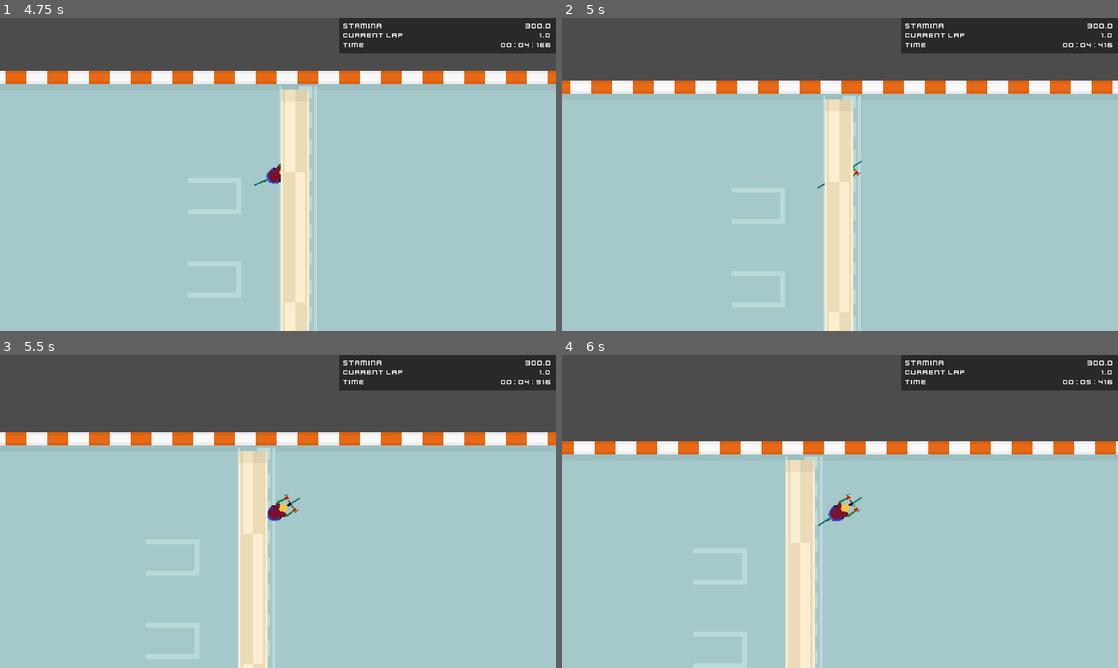
Above: before the commit, frames 1-4 (two rows, left to right).
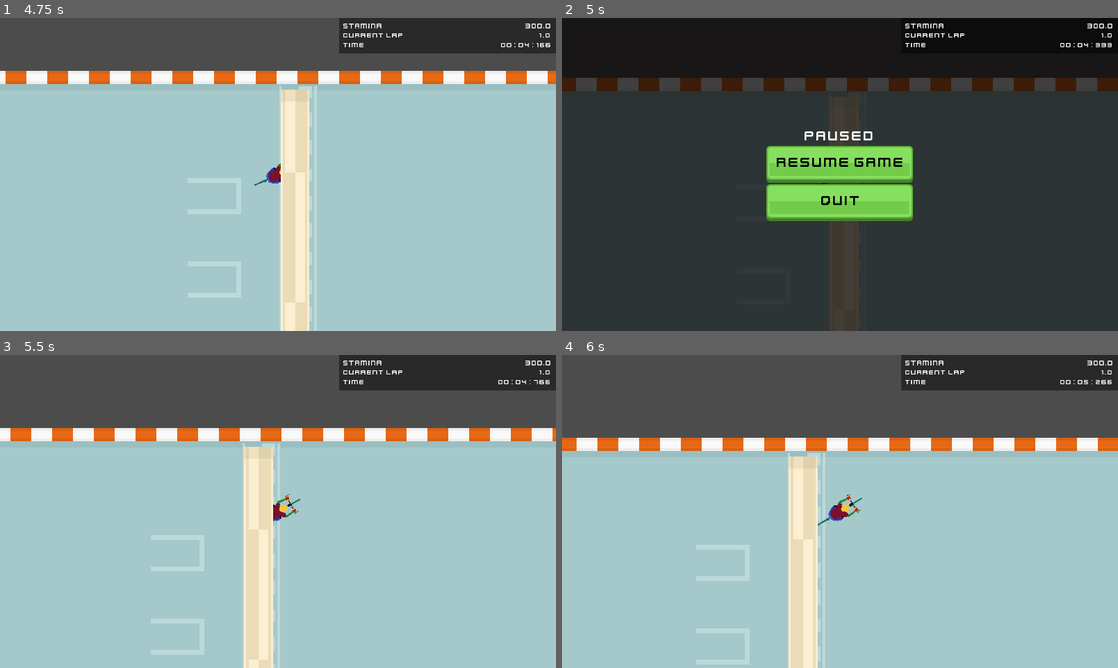
Above: after the commit, the same moments.

Repository: ivangoncharuk/Tour-de-Towson
Game: Godot game, scene res://UI/Menu.tscn
The game is run twice, just before and just after one commit, with the same random seed, the same clock (stepped at 60 frames per second) and the same inputs.
Inputs (mouse positions are in pixels of both pictures, inside the frame that each line leads up to):
- Up to frame 1 (4.75 s): click "Start" at 0.5 s; hold D (steer_right) 1.28-2.03 s; tap Enter at 2 s; hold S (brake) 2.03-2.78 s; hold D (steer_right) 2.78-3.53 s; hold W (accelerate) 3.53-4.28 s; hold A (steer_left) from 4.28 s (still down)
- Up to frame 2 (5 s): keep holding A (steer_left); tap Escape (pause, bound only after the commit) at 4.9 s
- Up to frame 3 (5.5 s): release A (steer_left) at 5 s; click (278, 502) at 5 s, where only the run after the commit has a clickable "Resume Game"
- Up to frame 4 (6 s): hold A (steer_left) from 5.78 s (still down)

Frame 1 is identical in both runs. In frame 2, 99% of the frame differs, in the area x 0-100%, y 0-100%; in frame 3, 6.2%; in frame 4, 4.7%.

Commit message:
created new pause menu and changed speed text to progress bar

Diff:
--- a/ControlPanel/ControlPanel.gd
+++ b/ControlPanel/ControlPanel.gd
@@ -63,10 +63,13 @@
 
 func _process(_delta):
 	if player:
-		$Panel/VBoxContainer/Speedometer/Speed.text = "%3.1f" % player.velocity.length()
+		var progress_bar = $Panel/VBoxContainer/Speedometer/ProgressBar
+		progress_bar.max_value = 400
+		progress_bar.value = player.velocity.length()
+
+#		$Panel/VBoxContainer/Speedometer/Speed.text = "%3.1f" % player.velocity.length()
 
 func _on_InfStamina_toggled(button_pressed: bool) -> void:
-	pass # Replace with function body.func _on_CheckButton_toggled(button_pressed: bool):
 	if player:
 		player.infinite_stamina = button_pressed
 
--- a/ControlPanel/ControlPanel.tscn
+++ b/ControlPanel/ControlPanel.tscn
@@ -30,28 +30,37 @@
 margin_left = 10.0
 margin_top = 10.0
 margin_right = 490.0
-margin_bottom = 92.0
+margin_bottom = 94.0
 
 [node name="Speedometer" type="HBoxContainer" parent="Panel/VBoxContainer"]
 margin_right = 480.0
-margin_bottom = 18.0
+margin_bottom = 20.0
 
 [node name="Label" type="Label" parent="Panel/VBoxContainer/Speedometer"]
-margin_right = 443.0
-margin_bottom = 18.0
+margin_top = 1.0
+margin_right = 76.0
+margin_bottom = 19.0
 size_flags_horizontal = 3
 text = "Speed"
 
-[node name="Speed" type="Label" parent="Panel/VBoxContainer/Speedometer"]
-margin_left = 447.0
+[node name="ProgressBar" type="ProgressBar" parent="Panel/VBoxContainer/Speedometer"]
+margin_left = 80.0
 margin_right = 480.0
-margin_bottom = 18.0
-text = "100"
+margin_bottom = 20.0
+rect_min_size = Vector2( 400, 20 )
+rect_clip_content = true
+min_value = -1.0
+max_value = 2000.0
+step = 1.0
+page = 2.0
+value = 1.0
+exp_edit = true
+percent_visible = false
 
 [node name="HBoxContainer" type="HBoxContainer" parent="Panel/VBoxContainer"]
-margin_top = 22.0
+margin_top = 24.0
 margin_right = 480.0
-margin_bottom = 82.0
+margin_bottom = 84.0
 
 [node name="DebugDraw" type="CheckButton" parent="Panel/VBoxContainer/HBoxContainer"]
 margin_right = 186.324
--- a/Levels/Level.tscn
+++ b/Levels/Level.tscn
@@ -5,7 +5,7 @@
 [ext_resource path="res://ControlPanel/ControlPanel.tscn" type="PackedScene" id=3]
 [ext_resource path="res://Assets/sprites/tilesets/kenny_racetrack_tiles.png" type="Texture" id=4]
 [ext_resource path="res://PlayerHUD/PlayerHUD.tscn" type="PackedScene" id=5]
-[ext_resource path="res://UI/FlatUI/kenneyUI-blue.tres" type="Theme" id=6]
+[ext_resource path="res://UI/PauseMenu.tscn" type="PackedScene" id=6]
 
 [sub_resource type="ConvexPolygonShape2D" id=2]
 points = PoolVector2Array( 0, 0, 19.6364, 0.105103, 20.7938, 128, 0, 128 )
@@ -223,9 +223,10 @@
 
 [node name="HUD" type="CanvasLayer" parent="."]
 
+[node name="PauseMenu" parent="HUD" instance=ExtResource( 6 )]
+
 [node name="ControlPanel" parent="HUD" instance=ExtResource( 3 )]
 visible = false
-theme = ExtResource( 6 )
 player_path = NodePath("../../Player")
 
 [node name="PlayerHUD" parent="HUD" instance=ExtResource( 5 )]
--- a/UI/FlatUI/kenneyUI-green.tres
+++ b/UI/FlatUI/kenneyUI-green.tres
@@ -1,7 +1,7 @@
 [gd_resource type="Theme" load_steps=34 format=2]
 
-[ext_resource path="UIpack_vector.svg" type="Texture" id=1]
-[ext_resource path="kenvector_future.ttf" type="DynamicFontData" id=2]
+[ext_resource path="res://UI/FlatUI/UIpack_vector.svg" type="Texture" id=1]
+[ext_resource path="res://UI/FlatUI/kenvector_future.ttf" type="DynamicFontData" id=2]
 
 [sub_resource type="StyleBoxTexture" id=1]
 texture = ExtResource( 1 )
@@ -38,22 +38,18 @@
 margin_bottom = 14.2161
 
 [sub_resource type="AtlasTexture" id=6]
-flags = 4
 atlas = ExtResource( 1 )
 region = Rect2( 100, 544, 36, 36 )
 
 [sub_resource type="AtlasTexture" id=7]
-flags = 4
 atlas = ExtResource( 1 )
 region = Rect2( 101, 440, 36, 36 )
 
 [sub_resource type="AtlasTexture" id=8]
-flags = 4
 atlas = ExtResource( 1 )
 region = Rect2( 1, 440, 36, 36 )
 
 [sub_resource type="AtlasTexture" id=9]
-flags = 4
 atlas = ExtResource( 1 )
 region = Rect2( 0, 544, 36, 36 )
 
@@ -66,17 +62,14 @@
 [sub_resource type="StyleBoxEmpty" id=13]
 
 [sub_resource type="AtlasTexture" id=14]
-flags = 4
 atlas = ExtResource( 1 )
 region = Rect2( 100, 644, 36, 36 )
 
 [sub_resource type="AtlasTexture" id=15]
-flags = 4
 atlas = ExtResource( 1 )
 region = Rect2( 100, 544, 36, 36 )
 
 [sub_resource type="AtlasTexture" id=16]
-flags = 4
 atlas = ExtResource( 1 )
 region = Rect2( 872, 564, 28, 42 )
 
@@ -95,7 +88,6 @@
 margin_bottom = 9.43112
 
 [sub_resource type="AtlasTexture" id=20]
-flags = 4
 atlas = ExtResource( 1 )
 region = Rect2( 816, 578, 20, 10 )
 
@@ -108,22 +100,18 @@
 margin_bottom = 11.2935
 
 [sub_resource type="AtlasTexture" id=22]
-flags = 4
 atlas = ExtResource( 1 )
 region = Rect2( 100, 544, 36, 36 )
 
 [sub_resource type="AtlasTexture" id=23]
-flags = 4
 atlas = ExtResource( 1 )
 region = Rect2( 101, 440, 36, 36 )
 
 [sub_resource type="AtlasTexture" id=24]
-flags = 4
 atlas = ExtResource( 1 )
 region = Rect2( 1, 440, 36, 36 )
 
 [sub_resource type="AtlasTexture" id=25]
-flags = 4
 atlas = ExtResource( 1 )
 region = Rect2( 0, 544, 36, 36 )
 
@@ -165,7 +153,6 @@
 axis_stretch_vertical = 1
 
 [sub_resource type="AtlasTexture" id=29]
-flags = 4
 atlas = ExtResource( 1 )
 region = Rect2( 1007, 570, 39, 31 )
 
--- /dev/null
+++ b/UI/PauseMenu.gd
@@ -0,0 +1,21 @@
+extends Control
+
+var is_paused: bool = false setget set_is_paused
+
+func _unhandled_input(event) -> void:
+	if event.is_action_pressed("pause"):
+		self.is_paused = !is_paused
+
+
+func set_is_paused(value: bool) -> void:
+	is_paused = value
+	get_tree().paused = is_paused
+	visible = is_paused
+
+
+func _on_Resume_pressed():
+	self.is_paused = false
+
+
+func _on_Quit_pressed():
+	get_tree().quit()
--- /dev/null
+++ b/UI/PauseMenu.tscn
@@ -0,0 +1,61 @@
+[gd_scene load_steps=4 format=2]
+
+[ext_resource path="res://UI/FlatUI/kenneyUI-green.tres" type="Theme" id=1]
+[ext_resource path="res://UI/Button.tscn" type="PackedScene" id=2]
+[ext_resource path="res://UI/PauseMenu.gd" type="Script" id=3]
+
+[node name="PauseMenu" type="Control"]
+pause_mode = 2
+visible = false
+anchor_right = 1.0
+anchor_bottom = 1.0
+theme = ExtResource( 1 )
+script = ExtResource( 3 )
+__meta__ = {
+"_edit_use_anchors_": false
+}
+
+[node name="Background" type="ColorRect" parent="."]
+anchor_right = 1.0
+anchor_bottom = 1.0
+color = Color( 0.0313726, 0.0235294, 0.0235294, 0.760784 )
+__meta__ = {
+"_edit_use_anchors_": false
+}
+
+[node name="CenterContainer" type="CenterContainer" parent="."]
+anchor_right = 1.0
+anchor_bottom = 1.0
+__meta__ = {
+"_edit_use_anchors_": false
+}
+
+[node name="VBoxContainer" type="VBoxContainer" parent="CenterContainer"]
+margin_left = 238.0
+margin_top = 127.0
+margin_right = 401.0
+margin_bottom = 233.0
+custom_constants/separation = 2
+
+[node name="Label" type="Label" parent="CenterContainer/VBoxContainer"]
+margin_right = 163.0
+margin_bottom = 18.0
+text = "paused"
+align = 1
+
+[node name="Resume" parent="CenterContainer/VBoxContainer" instance=ExtResource( 2 )]
+margin_top = 20.0
+margin_right = 163.324
+margin_bottom = 62.251
+theme = null
+text = "Resume Game"
+
+[node name="Quit" parent="CenterContainer/VBoxContainer" instance=ExtResource( 2 )]
+margin_top = 64.0
+margin_right = 163.0
+margin_bottom = 106.251
+theme = null
+text = "Quit"
+
+[connection signal="pressed" from="CenterContainer/VBoxContainer/Resume" to="." method="_on_Resume_pressed"]
+[connection signal="pressed" from="CenterContainer/VBoxContainer/Quit" to="." method="_on_Quit_pressed"]
--- a/project.godot
+++ b/project.godot
@@ -64,6 +64,12 @@
 "events": [ Object(InputEventKey,"resource_local_to_scene":false,"resource_name":"","device":0,"alt":false,"shift":false,"control":false,"meta":false,"command":false,"pressed":false,"scancode":69,"physical_scancode":0,"unicode":0,"echo":false,"script":null)
  ]
 }
+pause={
+"deadzone": 0.5,
+"events": [ Object(InputEventKey,"resource_local_to_scene":false,"resource_name":"","device":0,"alt":false,"shift":false,"control":false,"meta":false,"command":false,"pressed":false,"scancode":16777217,"physical_scancode":0,"unicode":0,"echo":false,"script":null)
+, Object(InputEventKey,"resource_local_to_scene":false,"resource_name":"","device":0,"alt":false,"shift":false,"control":false,"meta":false,"command":false,"pressed":false,"scancode":80,"physical_scancode":0,"unicode":0,"echo":false,"script":null)
+ ]
+}
 
 [physics]
 
